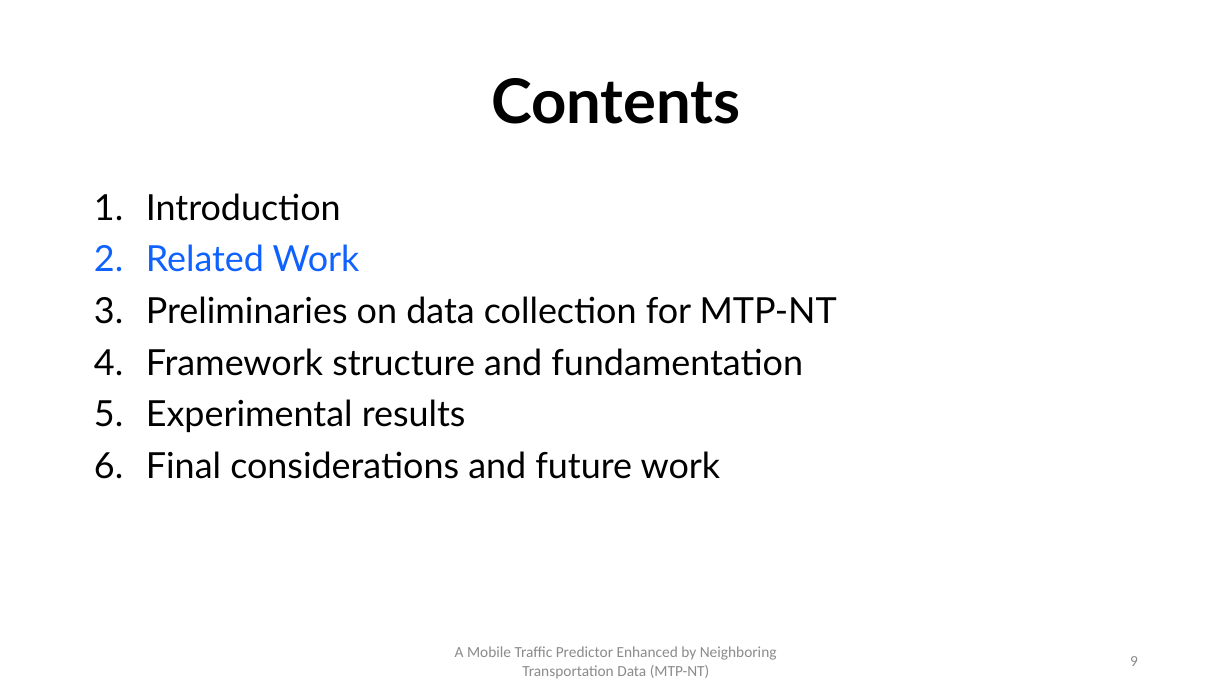
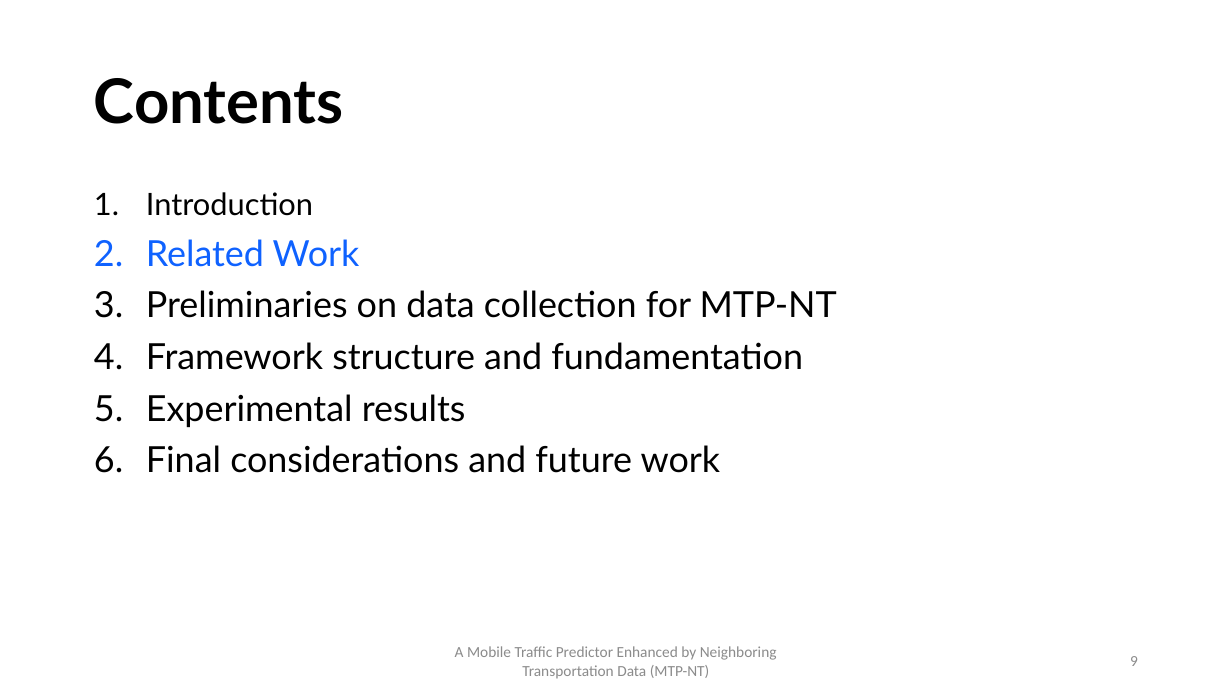
Before and after one commit to PatrickLdA/milan-telecom-analysis, a slide deck: slide 9 of defesa.pptx. Drawn at 1232x693 pixels with LibreOffice and Linux fonts; fonts in the diff are those of the drawing. Boxes give left, top, right and bottom in pixels: in the first picture for what was removed or moved away, otherwise in the second. Text is boxed around its words. In the diff, an @@ line names an element or a change of style, - is before the commit and + after.

```diff
--- a/defesa.pptx
+++ b/defesa.pptx
@@ title "Contents" at box(94, 78, 344, 124): alignment centre to left @@
@@ text at box(146, 192, 313, 216): size 28 to 24 pt in "Introduction" @@
```
Also in this commit, not shown: 7 other slides changed, 5 slides added.
